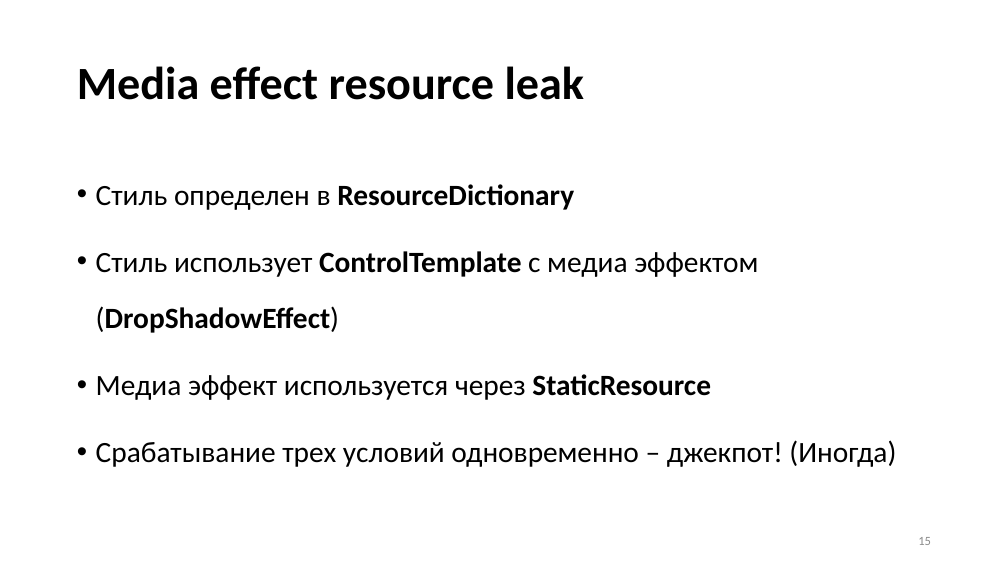
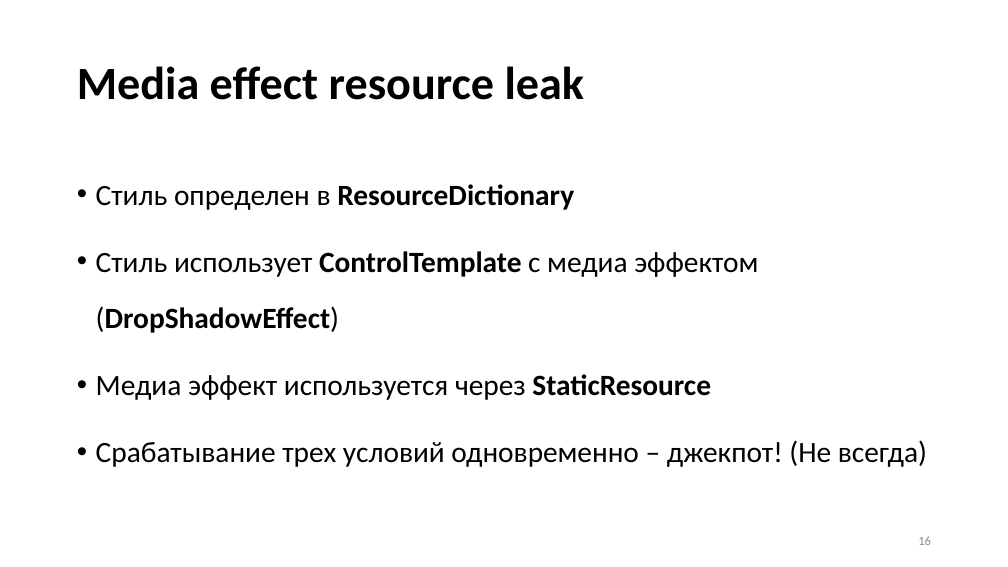
Before and after one commit to Talrandel/MemoryLeak, a slide deck: slide 16 of Утечки памяти.pptx (slide 15 before the commit). Drawn at 1008x567 pixels with LibreOffice and Linux fonts; fonts in the diff are those of the drawing. Boxes give left, top, right and bottom in pixels: in the first picture for what was removed or moved away, otherwise in the second. Text is boxed around its words. In the diff, an @@ line names an element or a change of style, - is before the commit and + after.

```diff
--- a/Утечки памяти.pptx
+++ b/Утечки памяти.pptx
@@ text at bbox=[96, 440, 927, 467]: text changed @@
-• Срабатывание трех условий одновременно – джекпот! (Иногда)
+• Срабатывание трех условий одновременно – джекпот! (Не всегда)
```
Also in this commit, not shown: 12 other slides changed, 2 slides added, 16 other files.
